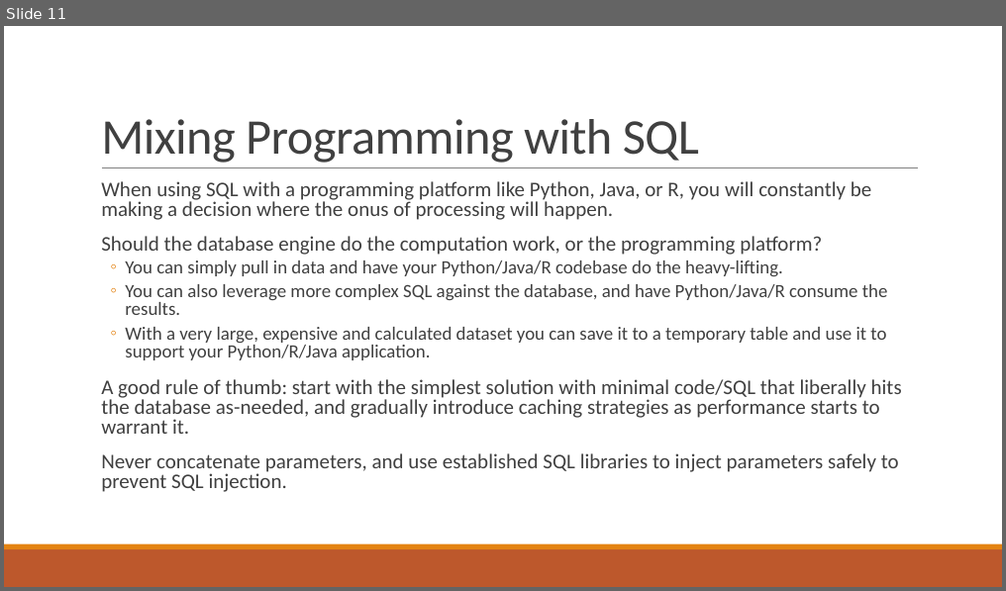
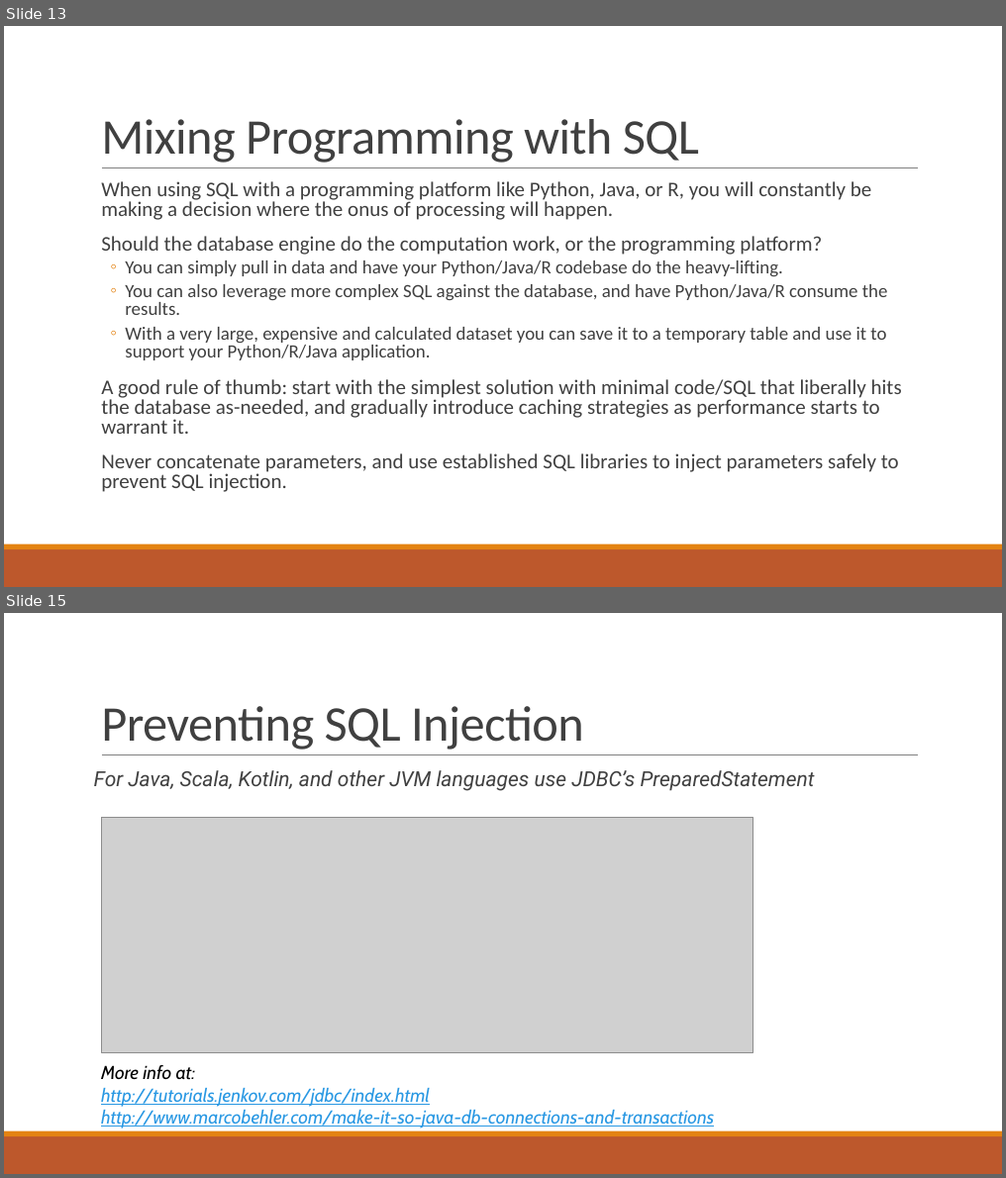
Before and after one commit to thomasnield/oreilly_intermediate_sql_for_data, a slide deck: oreilly_advanced_sql_for_data_analysis.pptx. Shown one above the other, each under a label of ours: slide 11 before the commit, slides 13 and 15 after it; the slides between them are not shown. The pictures are 1006x591 and 1006x1178 pixels, drawn with LibreOffice and Linux fonts; fonts in the diff are those of the drawing; grey boxes stand for pictures. Boxes give left, top, right and bottom in pixels: in the first picture for what was removed or moved away, otherwise in the second. Text is boxed around its words. In the diff, an @@ line names an element or a change of style, - is before the commit and + after.

```diff
--- a/oreilly_advanced_sql_for_data_analysis.pptx
+++ b/oreilly_advanced_sql_for_data_analysis.pptx
@@ slide 15 added at (4, 613, 1002, 1174), background #FFFFFF; not listed: 3 template elements that a slide beside it also shows @@
@@ title added at (101, 706, 584, 750), 48 pt, text #404040 @@
+Preventing SQL Injection
@@ text added at (94, 770, 815, 791), 20 pt, text #404040, italic @@
+For Java, Scala, Kotlin, and other JVM languages use JDBC’s PreparedStatement
@@ picture added at (102, 817, 753, 1053) @@
@@ text added at (101, 1065, 714, 1129), 18 pt, text #2998E3, italic, underline @@
+More info at:
+http://tutorials.jenkov.com/jdbc/index.html
+http://www.marcobehler.com/make-it-so-java-db-connections-and-transactions
@@ what was slide 11 is now slide 13 @@
```
Also in this commit, not shown: 5 other slides added, 5 other files.
